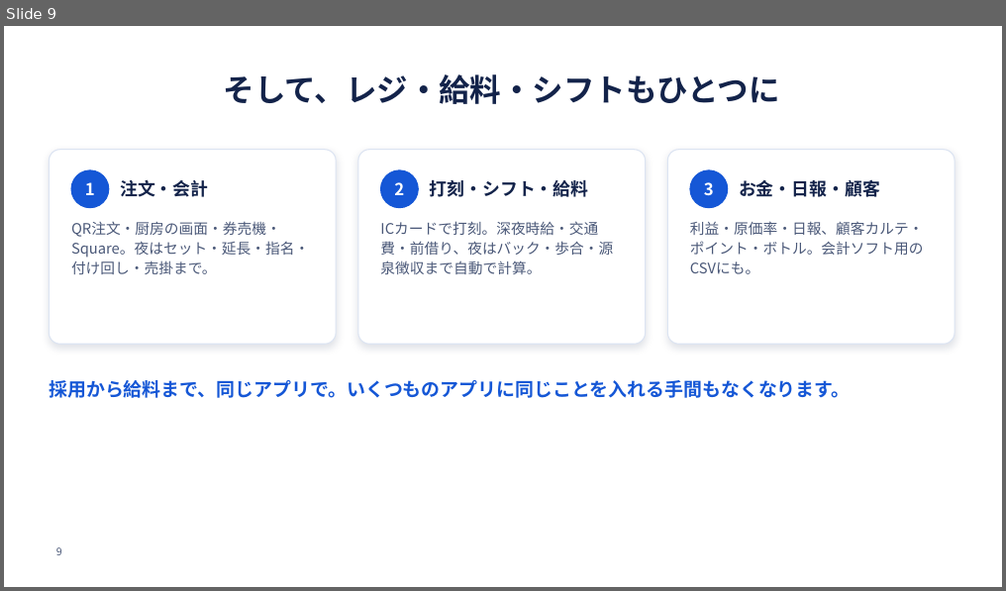
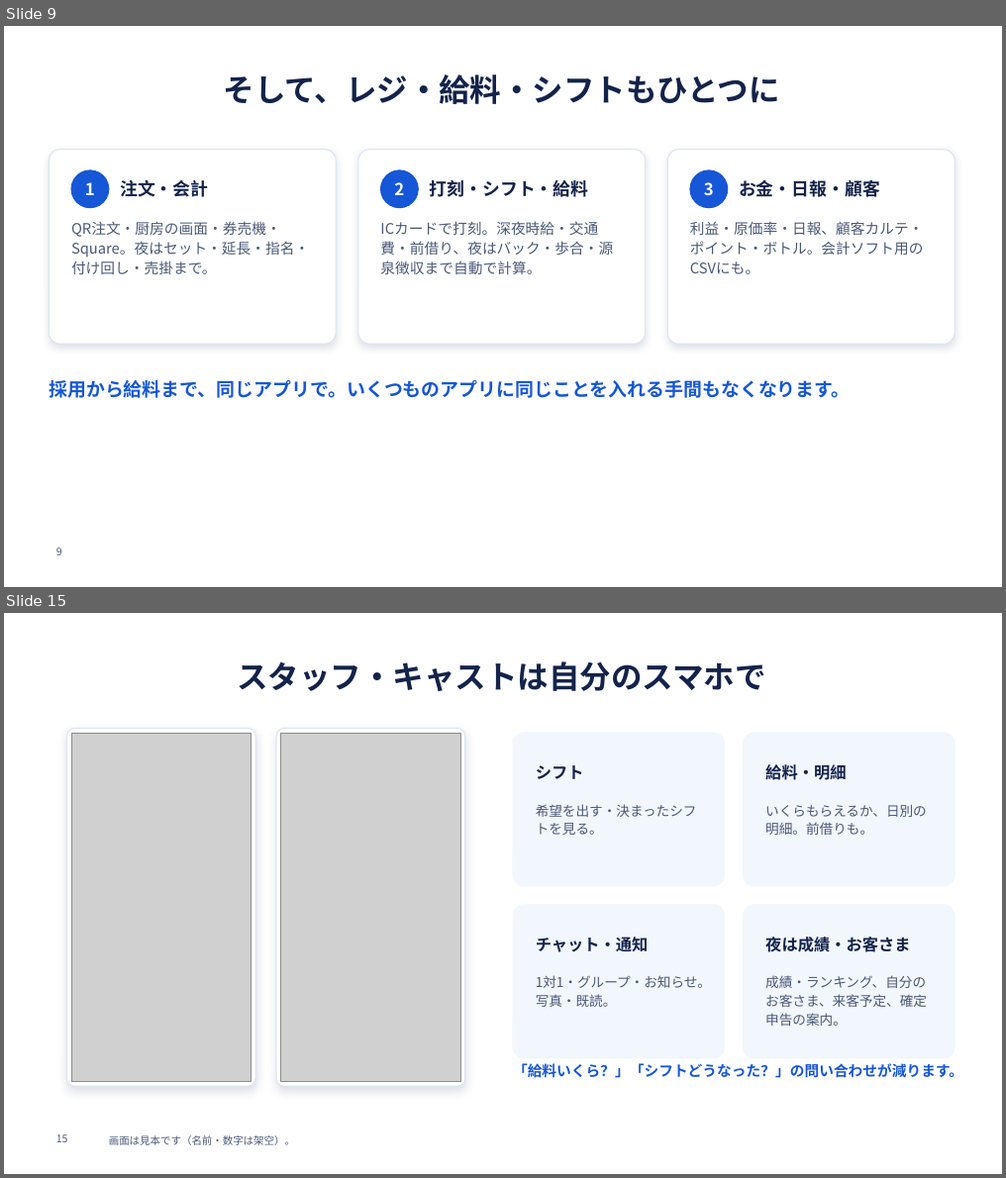
Before and after one commit to SatoAkito2026/GACHICAREERAI, a slide deck: docs/posupos-sales/posupos-teian.pptx. Shown one above the other, each under a label of ours: slide 9 before the commit, slides 9 and 15 after it; the slides between them are not shown. The pictures are 1006x591 and 1006x1178 pixels, drawn with LibreOffice and Linux fonts; fonts in the diff are those of the drawing; grey boxes stand for pictures; background and template pictures are left out. Boxes give left, top, right and bottom in pixels: in the first picture for what was removed or moved away, otherwise in the second. Text is boxed around its words. In the diff, an @@ line names an element or a change of style, - is before the commit and + after.

```diff
--- a/docs/posupos-sales/posupos-teian.pptx
+++ b/docs/posupos-sales/posupos-teian.pptx
@@ slide 15 added at (4,613,1002,1174), background #FFFFFF @@
@@ title added at (237,662,765,691), 30 pt, text #13234A, bold @@
+スタッフ・キャストは自分のスマホで
@@ rounded rectangle added at (67,728,255,1087), fill #FFFFFF, outline #DCE4F2 1 pt @@
@@ rounded rectangle added at (276,728,465,1087), fill #FFFFFF, outline #DCE4F2 1 pt @@
@@ picture added at (71,733,252,1082) @@
@@ picture added at (281,733,460,1082) @@
@@ rounded rectangle added at (513,733,725,886), fill #F2F6FD, outline #F2F6FD 1 pt @@
@@ rounded rectangle added at (744,733,955,886), fill #F2F6FD, outline #F2F6FD 1 pt @@
@@ text added at (536,765,584,779), 15.5 pt, text #13234A, bold @@
+シフト
@@ text added at (765,764,846,780), 15.5 pt, text #13234A, bold @@
+給料・明細
@@ text added at (536,804,697,835), 13 pt, text #4A5878 @@
+希望を出す・決まったシフトを見る。
@@ text added at (765,805,927,835), 13 pt, text #4A5878 @@
+いくらもらえるか、日別の明細。前借りも。
@@ rounded rectangle added at (513,905,725,1059), fill #F2F6FD, outline #F2F6FD 1 pt @@
@@ rounded rectangle added at (744,905,955,1059), fill #F2F6FD, outline #F2F6FD 1 pt @@
@@ text added at (536,937,648,953), 15.5 pt, text #13234A, bold @@
+チャット・通知
@@ text added at (765,937,910,953), 15.5 pt, text #13234A, bold @@
+夜は成績・お客さま
@@ text added at (536,975,711,1007), 13 pt, text #4A5878 @@
+1対1・グループ・お知らせ。写真・既読。
@@ text added at (765,975,927,1026), 13 pt, text #4A5878 @@
+成績・ランキング、自分のお客さま、来客予定、確定申告の案内。
@@ text added at (513,1063,963,1078), 14 pt, text #1557D6, bold @@
+「給料いくら？」「シフトどうなった？」の問い合わせが減ります。
@@ page number added at (56,1135,68,1143), 10 pt, text #4A5878 @@
+15
@@ text added at (109,1136,295,1146), 10 pt, text #4A5878 @@
+画面は見本です（名前・数字は架空）。
```
Also in this commit, not shown: 5 other slides added, 15 other files.
